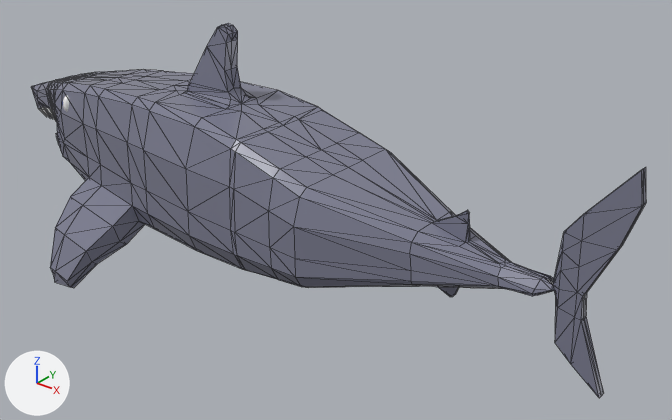
The glTF model models/shark.glb: old version first, new version second.
Both versions are drawn from a 50 mm camera at (3.83, -4.08, 2.32) aimed at (0.41, 0.19, -0.32). Arrows for +X, +Y and +Z are at lower left; the lights stay in place. Mesh edges are drawn as thin lines on the coarser meshes. Where no turn or scale is listed for an object, it has been applied to the vertices. Vertices at the same position are counted once.
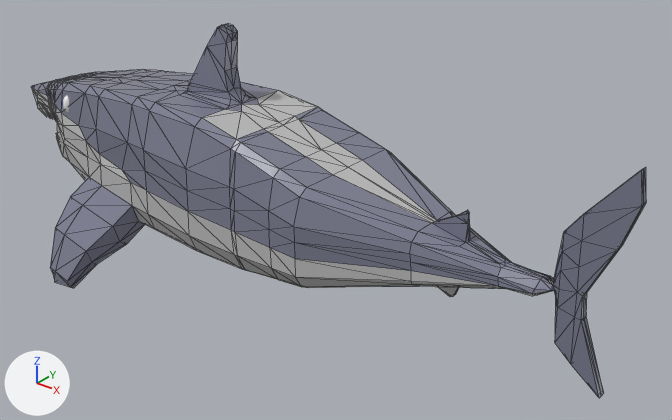
The change, as a diff of the scene's bpy script:
```diff
--- a/models/shark.glb.py
+++ b/models/shark.glb.py
@@ mat_skin2 @@
+mat_skin2 = principled_material('skin2')
+mat_skin2.base_color = (0.505, 0.505, 0.505)  # grey #bcbcbc
@@ mat_mouth @@
+mat_mouth = principled_material('mouth')
+mat_mouth.base_color = (0.8, 0.151, 0.139)  # red #e76c68
@@ me_plane_001 @@
 # used by ob_plane_001; location = (-2.471, -0.054, -0.116)
-me_plane_001.from_pydata(...)  # 692 vertices, 1415 faces; spans x -0.08..4.96, y -0.81..0.86, z -0.91..0.95
+me_plane_001.from_pydata(...)  # 733 vertices, 1497 faces; spans x -0.08..4.96, y -0.81..0.86, z -0.91..0.95
+# me_plane_001 part 1
+# 2 vertices are removed from x 1.04..1.05, y -0.3..0.37, z 0.12
+# 88 faces are deleted
+# 38 vertices are added at x -0.08..4.28, y -0.5..0.5, z -0.11..0.08
+# 5 new vertices lie (0.0, 0.0, 0.05) away from vertices in x 0.3..3.82, y -0.12..0.22, z -0.11..0.02
+# 90 new faces join them, mat_skin (grey #7d7f92)
+# 80 new faces join them, mat_skin2 (grey #bcbcbc)
+# me_plane_001 part 2: 414 faces spanning x -0.08..4.57, y -0.76..0.82, z -0.9..0.46 switch from mat_skin (grey #7d7f92) to mat_skin2 (grey #bcbcbc)
 me_plane_001.materials.append(mat_teeth)
+me_plane_001.materials.append(mat_mouth)  # red #e76c68
```

Where the change shows, as pixel boxes [x1, y1, x2, y2] in the pictures (672 x 420 px):
part 1 of me_plane_001, built on
    both: [31, 83, 544, 293]
part 2 of me_plane_001, recoloured
    both: [32, 90, 554, 297]
